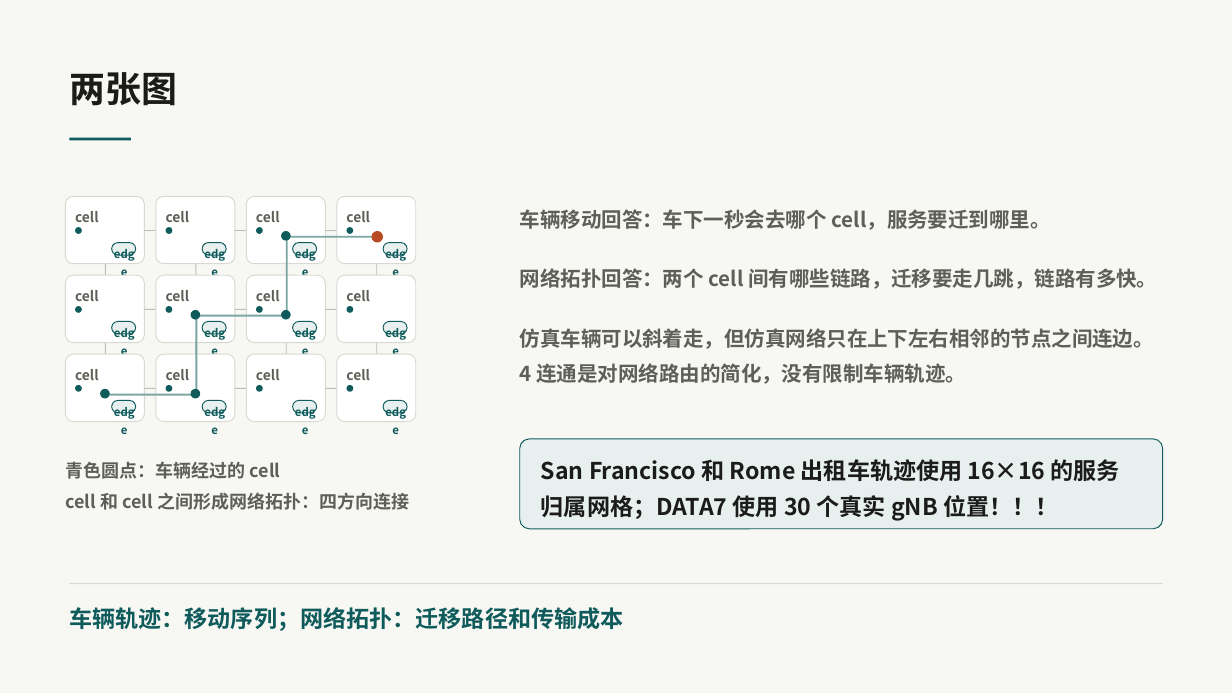
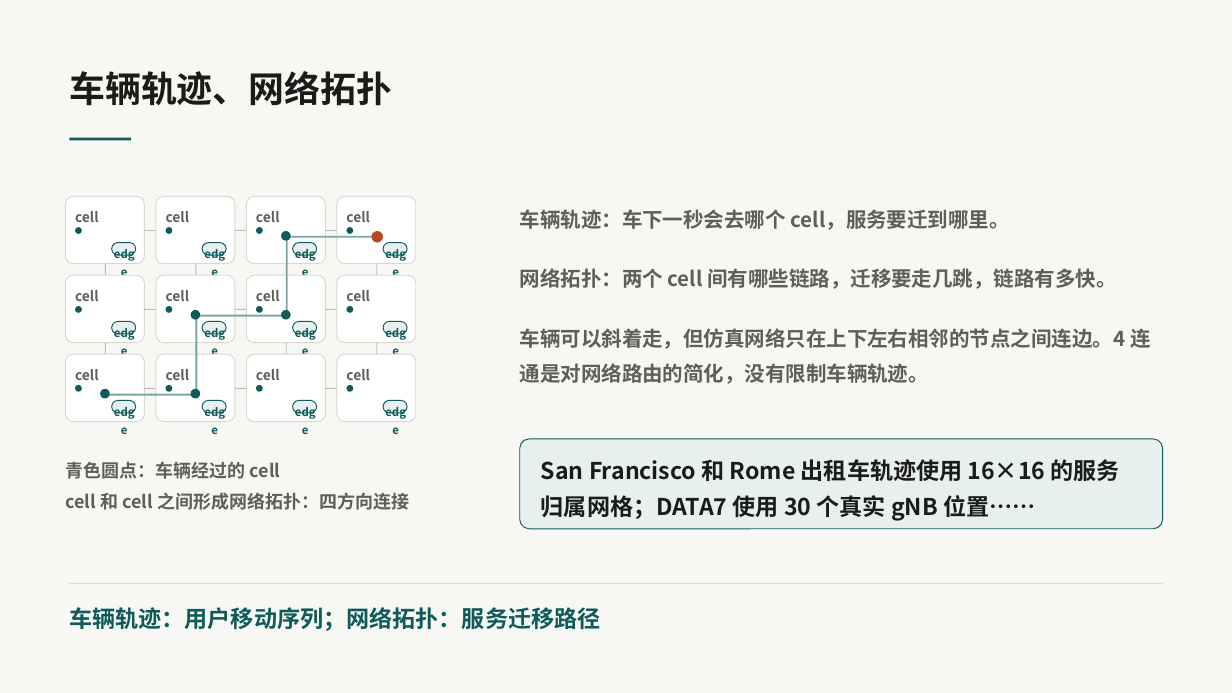
Before and after one commit to KaguraNia/MyEdgeSimPy, a slide deck: slide 6 of output/presentation/移动服务状态迁移.pptx. Drawn at 1232x693 pixels with LibreOffice and Linux fonts; fonts in the diff are those of the drawing. Boxes give left, top, right and bottom in pixels: in the first picture for what was removed or moved away, otherwise in the second. Text is boxed around its words. In the diff, an @@ line names an element or a change of style, - is before the commit and + after.

```diff
--- a/output/presentation/移动服务状态迁移.pptx
+++ b/output/presentation/移动服务状态迁移.pptx
@@ text at [69,71,392,106]: text changed @@
-两张图
+车辆轨迹、网络拓扑
@@ text at [520,209,1151,384]: text changed @@
-车辆移动回答：车下一秒会去哪个 cell，服务要迁到哪里。
-网络拓扑回答：两个 cell 间有哪些链路，迁移要走几跳，链路有多快。
-仿真车辆可以斜着走，但仿真网络只在上下左右相邻的节点之间连边。4 连通是对网络路由的简化，没有限制车辆轨迹。
+车辆轨迹：车下一秒会去哪个 cell，服务要迁到哪里。
+网络拓扑：两个 cell 间有哪些链路，迁移要走几跳，链路有多快。
+车辆可以斜着走，但仿真网络只在上下左右相邻的节点之间连边。4 连通是对网络路由的简化，没有限制车辆轨迹。
@@ text at [541,459,1120,521]: text changed @@
-San Francisco 和 Rome 出租车轨迹使用 16×16 的服务归属网格；DATA7 使用 30 个真实 gNB 位置！！！
+San Francisco 和 Rome 出租车轨迹使用 16×16 的服务归属网格；DATA7 使用 30 个真实 gNB 位置……
@@ text at [69,607,600,631]: text changed @@
-车辆轨迹：移动序列；网络拓扑：迁移路径和传输成本
+车辆轨迹：用户移动序列；网络拓扑：服务迁移路径
```
Also in this commit, not shown: 15 other slides changed, 2 slides added, 2 slides removed, 23 other files.
